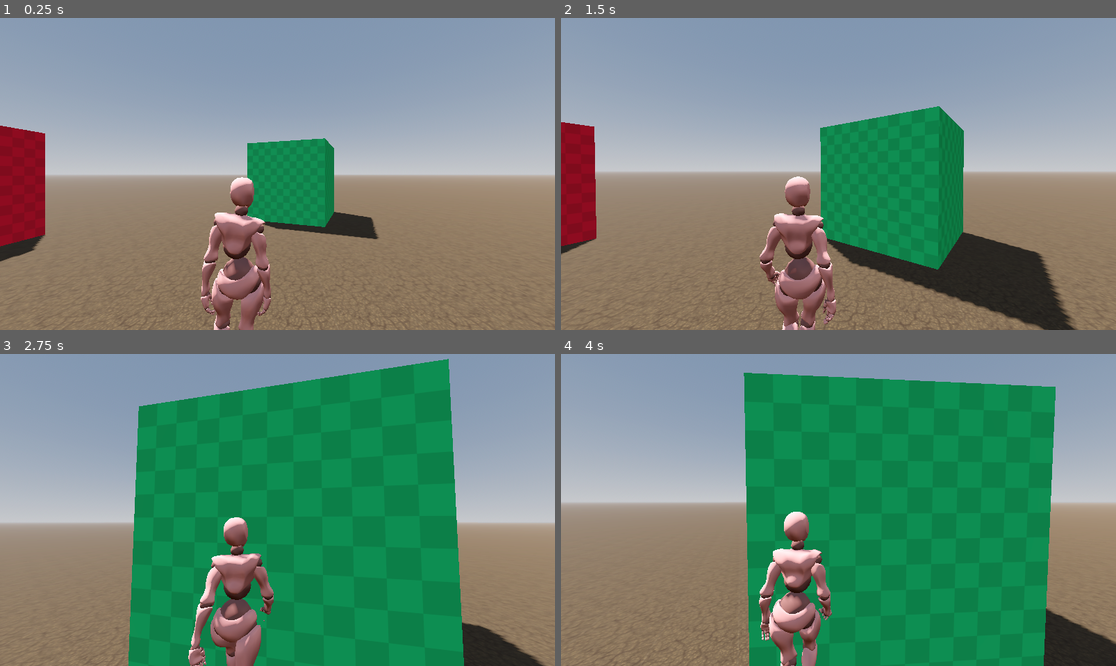
Above: before the commit, frames 1-4 (two rows, left to right).
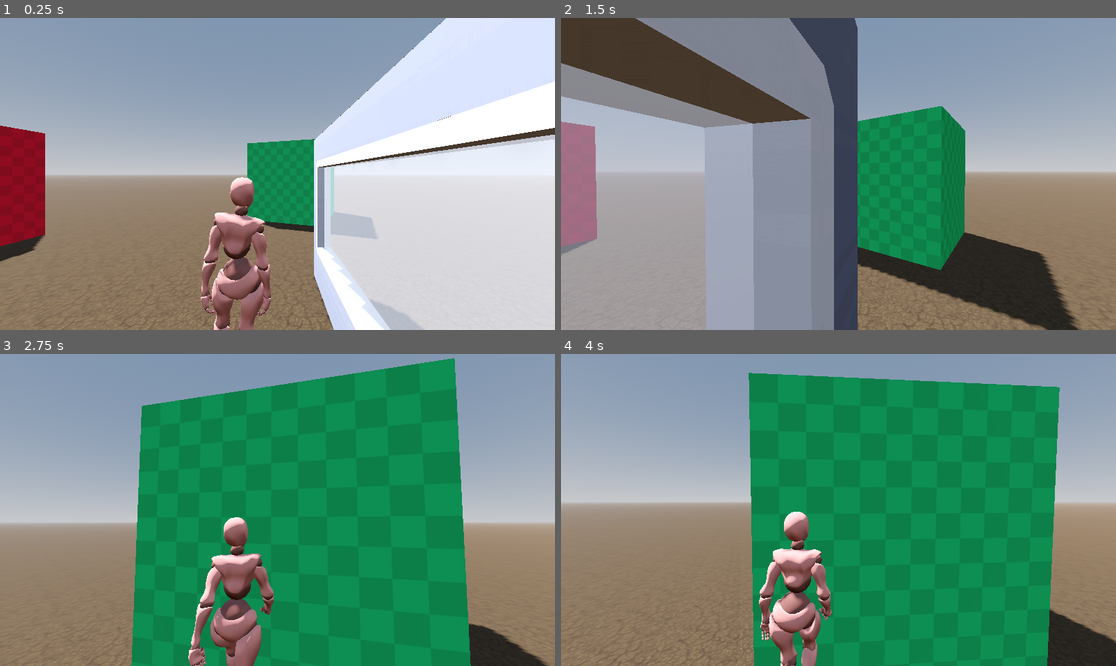
Above: after the commit, the same moments.

Repository: GummyWorm007/Demo
Game: Godot game, scene res://scenes/main.tscn
Same seed, same stepped clock (60 frames per second), same inputs: the game is played once before the commit and once after it.
Inputs (mouse positions are in pixels of both pictures, inside the frame that each line leads up to):
- Up to frame 1 (0.25 s): no input
- Up to frame 2 (1.5 s): tap Enter (ui_accept) at 0.5, 0.77 s; move the mouse to (866, 174) at 0.52 s; hold W (forward) from 0.53 s (still down); move the mouse to (810, 174) at 1.27 s
- Up to frame 3 (2.75 s): keep holding W (forward); tap Enter (ui_accept) at 1.52 s; move the mouse to (288, 503) at 2.02 s
- Up to frame 4 (4 s): keep holding W (forward); move the mouse to (832, 516) at 2.77 s; tap Enter (ui_accept) at 3.02, 3.77 s; move the mouse to (877, 513) at 3.52 s

The runs differ from the first frame. In frame 1, 38% of the frame differs, in the area x 56-100%, y 0-100%; in frame 2, 49%, in the area x 0-100%, y 0-100%; in frame 3, 1.9%; in frame 4, 1.8%.

Commit message:
first wall
I added the first wall of the house

Diff:
--- /dev/null
+++ b/scenes/house.tscn
@@ -0,0 +1,20 @@
+[gd_scene load_steps=4 format=3 uid="uid://cs6lyscj86p6j"]
+
+[ext_resource type="PackedScene" uid="uid://c2qshqm6vxxdl" path="res://Assessts/Models/House/wall-window-wide-square.glb" id="1_hqb4m"]
+
+[sub_resource type="ConvexPolygonShape3D" id="ConvexPolygonShape3D_ujtpg"]
+points = PackedVector3Array(-7.21911e-16, 0, -1.45, -7.21911e-16, 1.2, -1.45, -7.21911e-16, 0, 1.45, -7.21911e-16, 1.2, 1.45)
+
+[sub_resource type="ConvexPolygonShape3D" id="ConvexPolygonShape3D_mkefn"]
+points = PackedVector3Array(-0.0500196, 0, -2, 0.0499804, 0, -2, -0.0500196, 0, 2, -0.1, 0.6, -1.5, -0.1, 0.649804, -1.55012, -0.0500196, 2.4, -2, 0.0499804, 2.4, -2, 0.0999804, 0.649804, -1.55012, 0.0999804, 0.6, -1.5, 0.0499804, 0, 2, -0.0500196, 2.4, 2, -0.1, 0.649804, 1.54973, -0.1, 0.6, 1.5, -0.1, 1.94988, -1.55012, -0.1, 1.99992, -1.5, 0.0499804, 2.4, 2, 0.0999804, 1.99992, -1.5, 0.0999804, 1.94988, -1.55012, 0.0999804, 0.6, 1.5, 0.0999804, 0.649804, 1.54973, -0.1, 1.94988, 1.54973, -0.1, 1.99992, 1.5, 0.0999804, 1.94988, 1.54973, 0.0999804, 1.99992, 1.5)
+
+[node name="wall-window-wide-square2" instance=ExtResource("1_hqb4m")]
+
+[node name="StaticBody3D" type="StaticBody3D" parent="." index="0"]
+
+[node name="CollisionShape3D" type="CollisionShape3D" parent="StaticBody3D" index="0"]
+transform = Transform3D(1, 0, 0, 0, 1, 0, 0, 0, 1, 4.18709e-14, 0.7, -1.58821e-14)
+shape = SubResource("ConvexPolygonShape3D_ujtpg")
+
+[node name="CollisionShape3D2" type="CollisionShape3D" parent="StaticBody3D" index="1"]
+shape = SubResource("ConvexPolygonShape3D_mkefn")
--- a/scenes/main.tscn
+++ b/scenes/main.tscn
@@ -6,6 +6,7 @@
 [ext_resource type="Texture2D" uid="uid://bbwe7ec7rm37g" path="res://Assessts/Textuers/Grids/Green/texture_09.png" id="4_hqn28"]
 [ext_resource type="Texture2D" uid="uid://cqos7u0w8h16w" path="res://Assessts/Textuers/Grids/Red/texture_09.png" id="5_gvwrg"]
 [ext_resource type="PackedScene" uid="uid://jwpa5swqek8b" path="res://scenes/player.tscn" id="5_ksxuw"]
+[ext_resource type="PackedScene" uid="uid://cs6lyscj86p6j" path="res://scenes/house.tscn" id="6_mljf0"]
 
 [sub_resource type="ProceduralSkyMaterial" id="ProceduralSkyMaterial_ayu8o"]
 sky_horizon_color = Color(0.64625, 0.65575, 0.67075, 1)
@@ -88,6 +89,9 @@
 use_collision = true
 size = Vector3(3, 3, 50)
 
+[node name="wall-window-wide-square2" parent="map" instance=ExtResource("6_mljf0")]
+transform = Transform3D(1, 0, 0, 0, 1, 0, 0, 0, 1, 1, 0, 0)
+
 [node name="Player" parent="." instance=ExtResource("5_ksxuw")]
 sens_horizontal = 0.3
 sens_vertical = 0.3
Not shown: 1 places in scenes/main.tscn that only renumber resources
